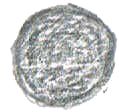
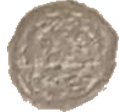
Comparing the layer stacks of the two (119, 112) images. Changes:
added layer "Layer 2" above "Layer 1" over (x1=7, y1=0, x2=119, y2=112)
hid "Layer 1" over (x1=7, y1=0, x2=119, y2=112)
